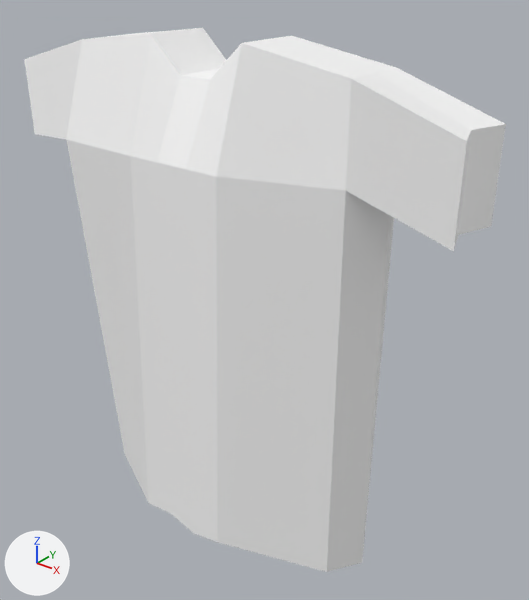
The glTF model assets/objects/Clothes/T-shirt/T-shirt.glb: old version first, new version second.
The view is the same before and after, from a camera (50 mm lens) standing at (2.94, -3.09, 2.68) and looking at (0.19, 0.35, 0.55). Lighting does not change. The marker at lower left points along +X, +Y and +Z. The first picture is the older version. Where no turn or scale is listed for an object, it has been applied to the vertices.
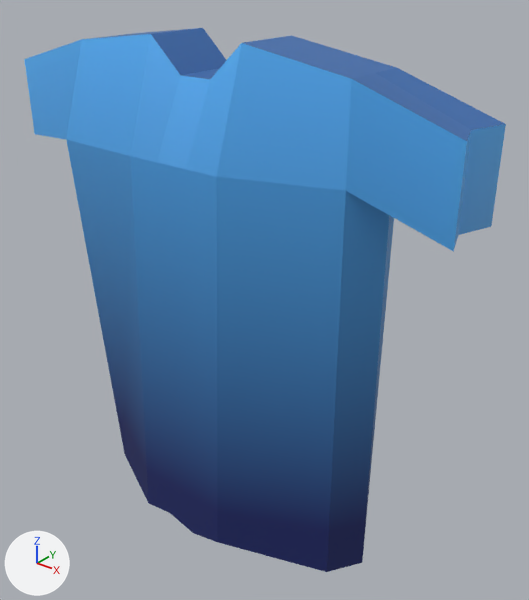
Changed parts and their boxes (x1, y1, x2, y2) in the pictures (529 x 600 px):
'Plane', surface changed (white to blue): (24, 28, 506, 572) in both

What changed in the scene script:
```text
Add img_base_texture:
    img_base_texture = load_image('Base Texture', '_unpacked/Base_Texture', 1024, 1024, 'sRGB')
Change mat_material_001:
    remove mat_material_001.base_color = (1.0, 1.0, 1.0)  # white #ffffff
    add mat_material_001.texture = img_base_texture
```
